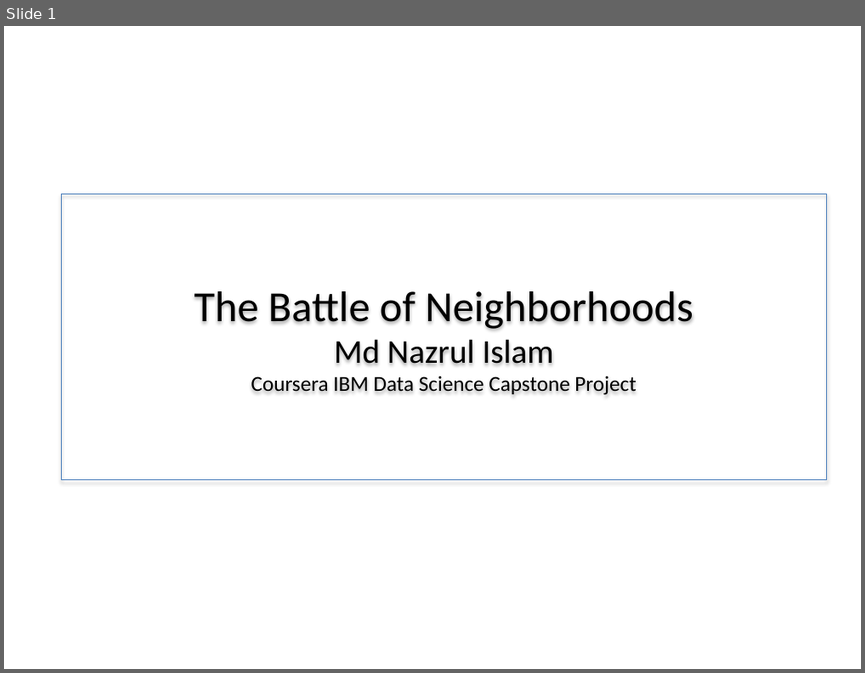
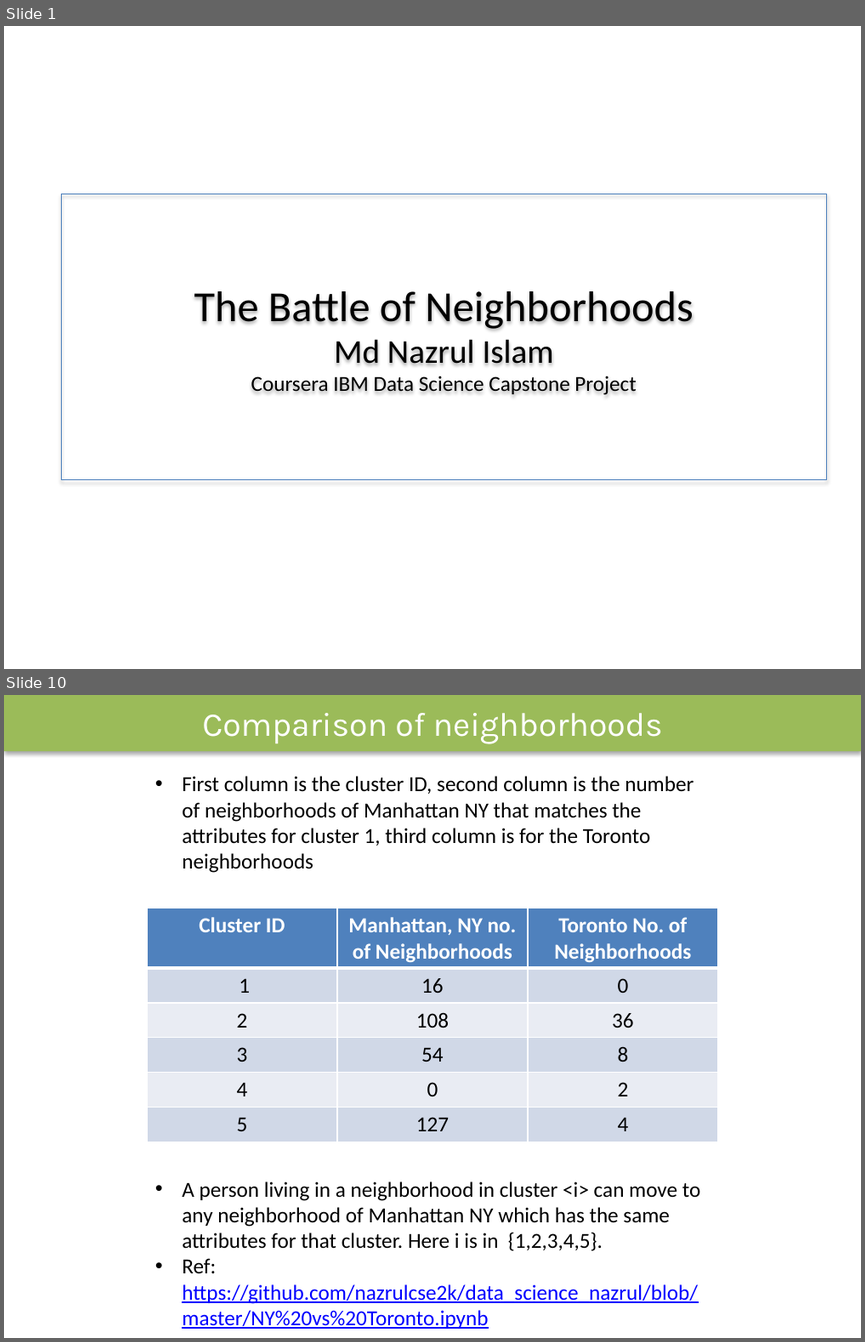
Before and after one commit to nazrulcse2k/data_science_nazrul, a slide deck: The Battle of Neighborhoods.pptx. Shown one above the other, each under a label of ours: slide 1 before the commit, slides 1 and 10 after it; the slides between them are not shown. The pictures are 865x673 and 865x1342 pixels, drawn with LibreOffice and Linux fonts; fonts in the diff are those of the drawing. Boxes give left, top, right and bottom in pixels: in the first picture for what was removed or moved away, otherwise in the second. Text is boxed around its words. In the diff, an @@ line names an element or a change of style, - is before the commit and + after.

```diff
--- a/The Battle of Neighborhoods.pptx
+++ b/The Battle of Neighborhoods.pptx
@@ slide 10 added at (4, 695, 861, 1338), background #FFFFFF @@
@@ rectangle added at (4, 695, 861, 752), fill #9BBB59, 28 pt, text #FFFFFF @@
+Comparison of neighborhoods
@@ text added at (182, 776, 693, 873), 18 pt, text #000000 @@
+• First column is the cluster ID, second column is the number of neighborhoods of Manhattan NY that matches the attributes for cluster 1, third column is for the Toronto neighborhoods
@@ table added at (147, 908, 718, 1142), 6 rows, 3 columns @@
+Cluster ID | Manhattan, NY no. of Neighborhoods | Toronto No. of Neighborhoods
+1 | 16 | 0
+2 | 108 | 36
+3 | 54 | 8
+4 | 0 | 2
+5 | 127 | 4
@@ text added at (182, 1181, 700, 1328), 18 pt, text #000000 @@
+• A person living in a neighborhood in cluster <i> can move to any neighborhood of Manhattan NY which has the same attributes for that cluster. Here i is in {1,2,3,4,5}.
+• Ref: https://github.com/nazrulcse2k/data_science_nazrul/blob/master/NY%20vs%20Toronto.ipynb
```
Also in this commit, not shown: 5 slides changed, 5 other slides added, 3 other files.
